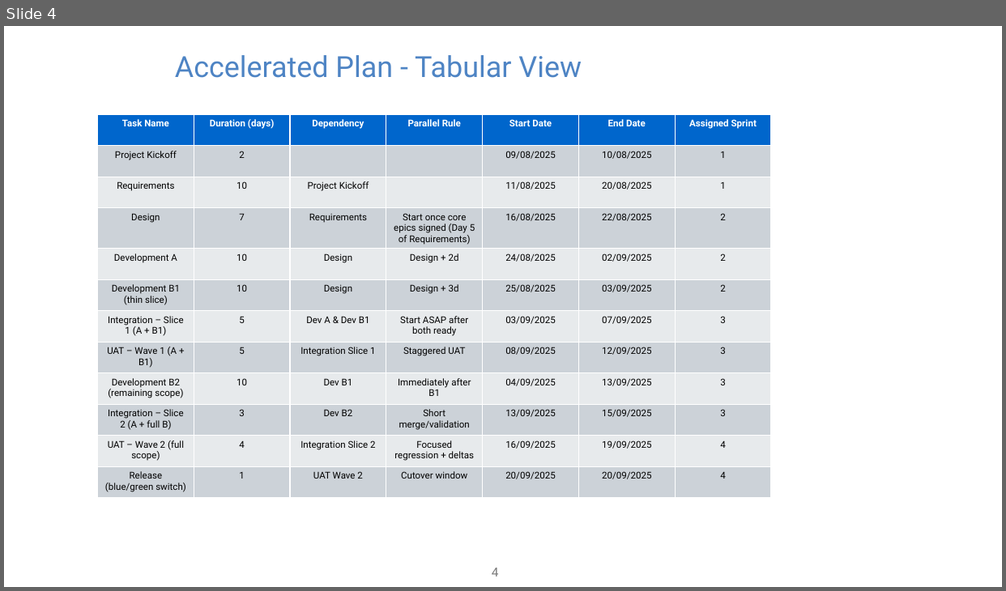
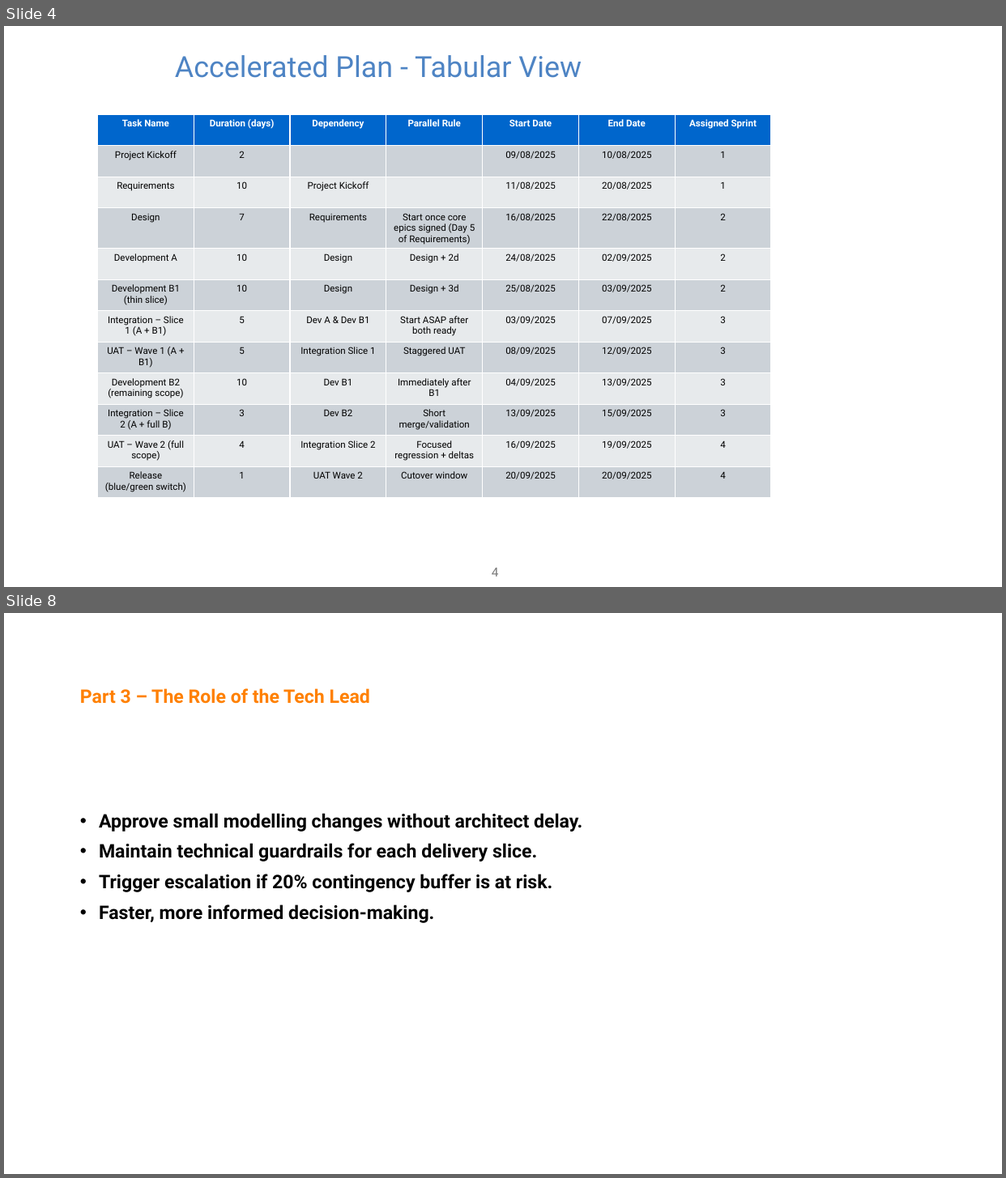
Before and after one commit to bishwanathsen11011987-cell/pace-of-delivery-data-engineering, a slide deck: Pace of Delivery.pptx. Shown one above the other, each under a label of ours: slide 4 before the commit, slides 4 and 8 after it; the slides between them are not shown. The pictures are 1006x591 and 1006x1178 pixels, drawn with LibreOffice and Linux fonts; fonts in the diff are those of the drawing. Boxes give left, top, right and bottom in pixels: in the first picture for what was removed or moved away, otherwise in the second. Text is boxed around its words. In the diff, an @@ line names an element or a change of style, - is before the commit and + after.

```diff
--- a/Pace of Delivery.pptx
+++ b/Pace of Delivery.pptx
@@ slide 8 added at (4, 613, 1002, 1174), background #FFFFFF @@
@@ title added at (80, 688, 370, 704), 18 pt, text #FF8000, bold @@
+Part 3 – The Role of the Tech Lead
@@ text added at (99, 813, 582, 923), 18 pt, text #000000, bold @@
+• Approve small modelling changes without architect delay.
+• Maintain technical guardrails for each delivery slice.
+• Trigger escalation if 20% contingency buffer is at risk.
+• Faster, more informed decision-making.
```
Also in this commit, not shown: 7 other slides added.
